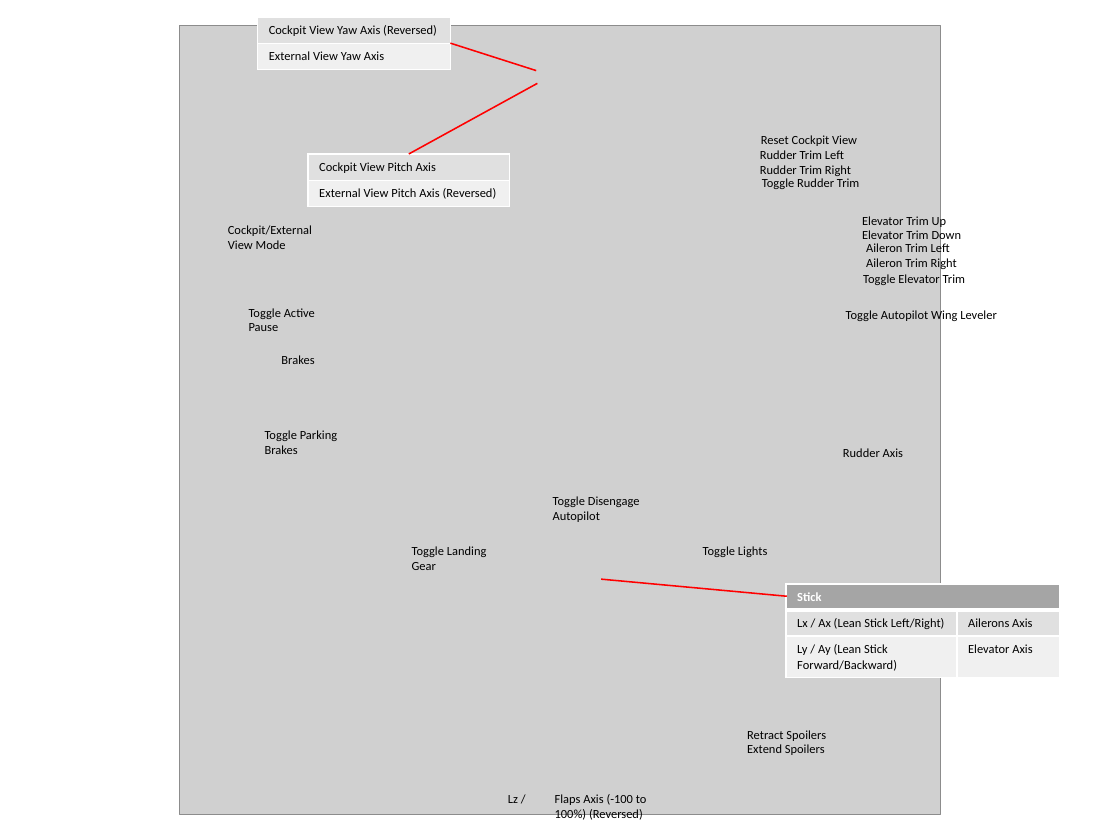
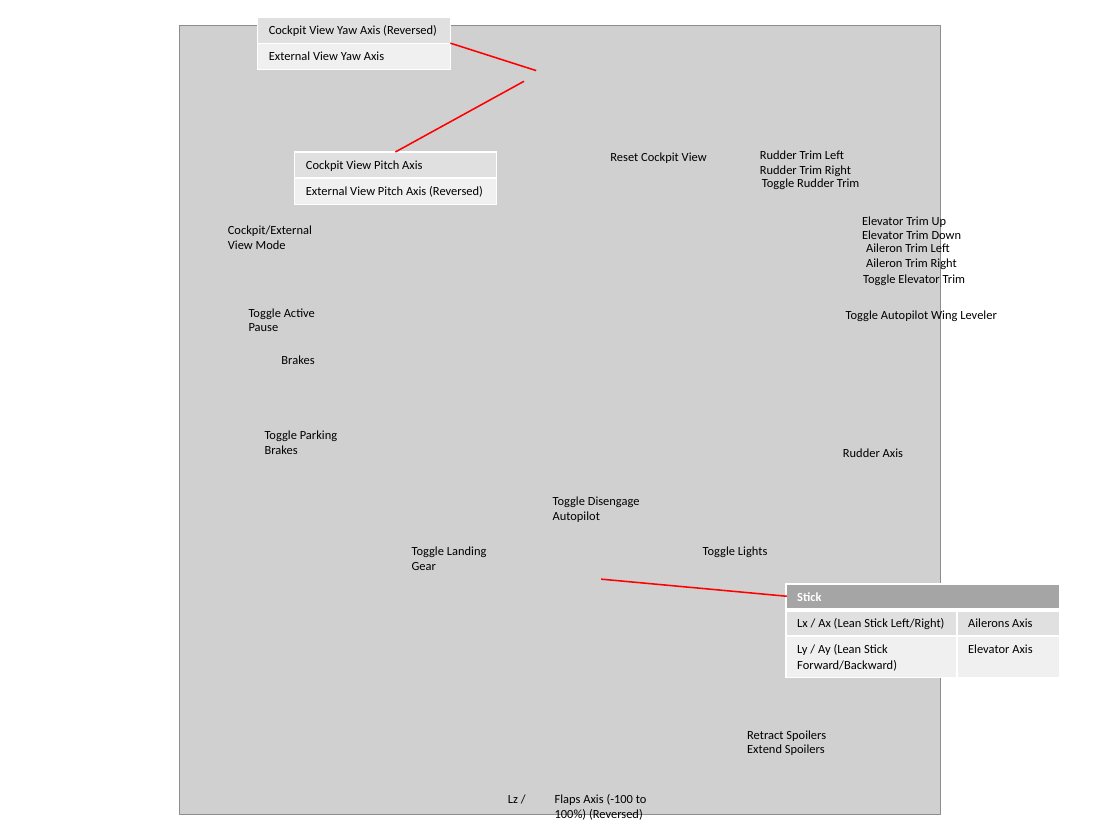
Before and after one commit to franklesniak/MSFS2020_Control_Mappings, a slide deck: slide 1 of VKB Gladiator NXT Premium with Separate Throttle and No Head Tracking.pptx. Drawn at 1120x840 pixels with LibreOffice and Linux fonts; fonts in the diff are those of the drawing; grey boxes stand for pictures. Boxes give left, top, right and bottom in pixels: in the first picture for what was removed or moved away, otherwise in the second. Text is boxed around its words. In the diff, an @@ line names an element or a change of style, - is before the commit and + after.

```diff
--- a/VKB Gladiator NXT Premium with Separate Throttle and No Head Tracking.pptx
+++ b/VKB Gladiator NXT Premium with Separate Throttle and No Head Tracking.pptx
@@ line moved from (409, 155) - (538, 83) to (395, 152) - (524, 82) @@
@@ text "Reset Cockpit View": place and size @@
-text "Reset Cockpit View" at (761,135,857,146)
+text "Reset Cockpit View" at (610,152,707,163)
@@ table: place and size @@
-table at (308,155,510,207)
+table at (295,152,496,205)
```
Also in this commit, not shown: 1 other file.
